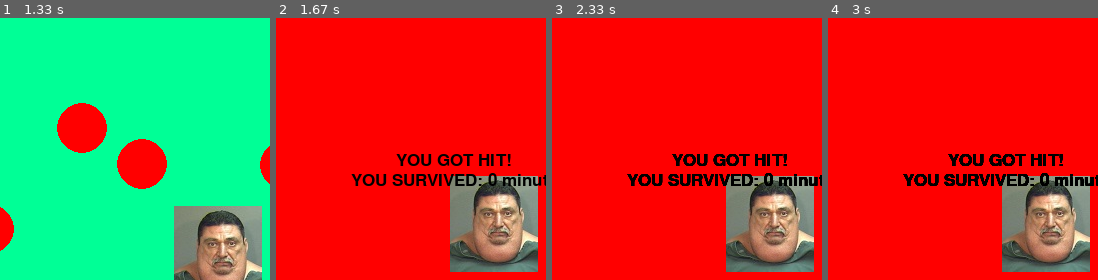
Above: before the commit, frames 1-4 (left to right).
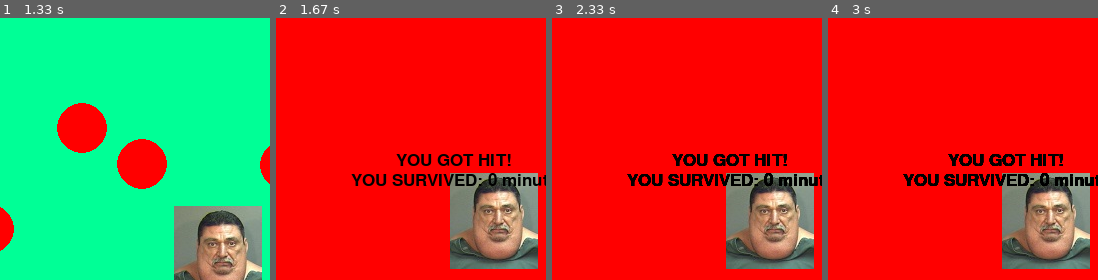
Above: after the commit, the same moments.

Repository: Ajay-Mohanraj/Evader
Game: pygame game, started from testing123.py
Two runs of this game, one before a commit and one after it. Both use one fixed random seed, a clock stepped at 60 frames per second and the inputs below.
Inputs:
- Up to frame 1 (1.33 s): hold Right 0.33-0.8 s; hold Up 0.83-1.13 s; hold Up from 1.17 s (still down)
- Up to frame 2 (1.67 s): release Up at 1.63 s
- Up to frame 3 (2.33 s): no input
- Up to frame 4 (3 s): no input
The pictures show only the part of the screen within x 22-72%, y 24-74%; the shares and areas given below are measured in that part.

Frame 1 is identical in both runs. In frame 2, 4.5% of the frame differs, in the area x 64-98%, y 59-97%; in frame 3, 4.5%; in frame 4, 4.5%.

Commit message:
Merge remote-tracking branch 'origin/master'
# Conflicts:
#	EggRoulette.py

Diff:
--- a/testing123.py
+++ b/testing123.py
@@ -132,7 +132,7 @@
             ball.x_vel *= -1
     for ball in ball_list:
         pygame.draw.circle(win, (255, 0, 0), (ball.x, ball.y), BALL_SIZE)
-        if (player1.x - 23) < ball.x < (player1.x + 23) and (player1.y - 33) < ball.y < (player1.y + 33):
+        if (player1.x - 22) < ball.x < (player1.x + 22) and (player1.y - 32) < ball.y < (player1.y + 32):
             win.fill((255, 0, 0))
             run = False
     win.blit(player1.player, (player1.x, player1.y))
@@ -144,6 +144,7 @@
 while run:
 
     pygame.time.delay(100)
+
     for event in pygame.event.get():
 
         if event.type == pygame.QUIT:
